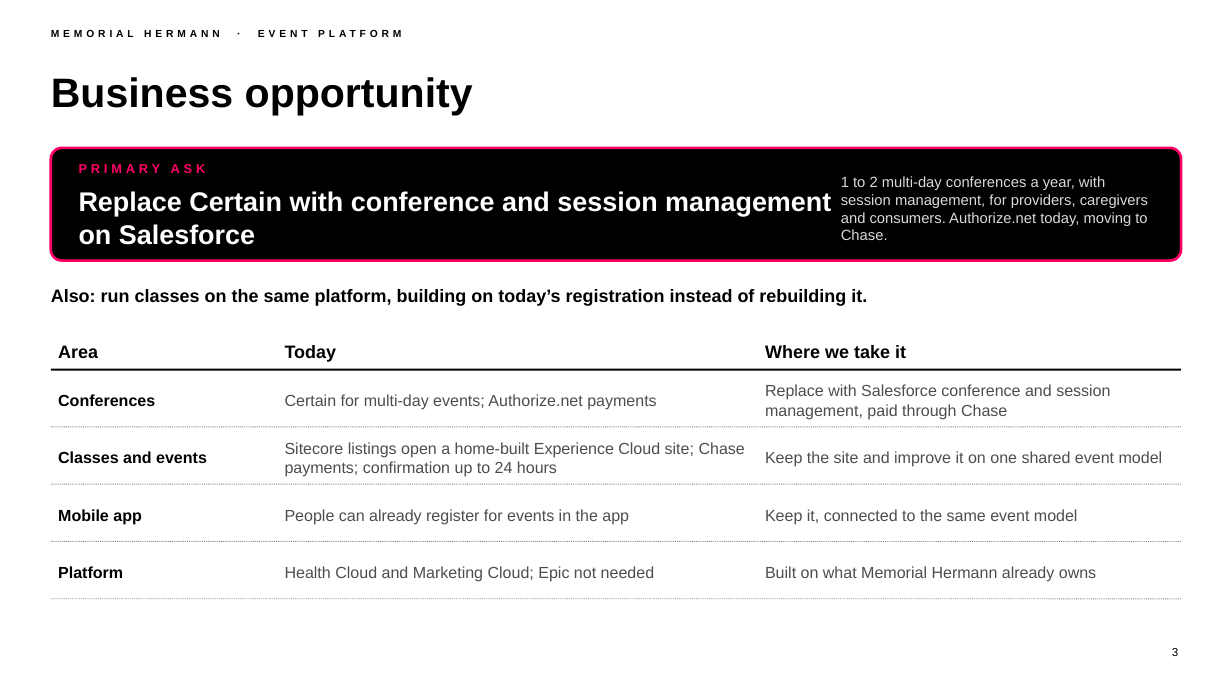
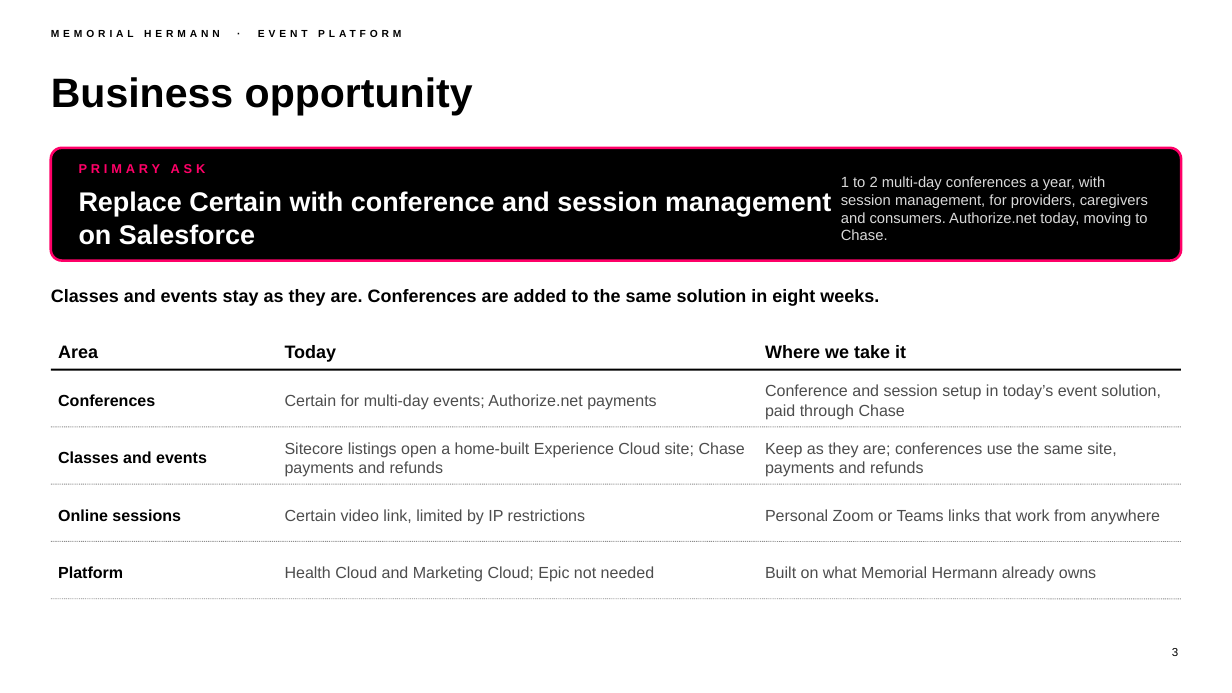
Before and after one commit to chintasurya/preSales_Memorial-hermann, a slide deck: slide 3 of deck/Memorial-Hermann-Event-Platform.pptx. Drawn at 1232x693 pixels with LibreOffice and Linux fonts; fonts in the diff are those of the drawing; background and template pictures are left out. Boxes give left, top, right and bottom in pixels: in the first picture for what was removed or moved away, otherwise in the second. Text is boxed around its words. In the diff, an @@ line names an element or a change of style, - is before the commit and + after.

```diff
--- a/deck/Memorial-Hermann-Event-Platform.pptx
+++ b/deck/Memorial-Hermann-Event-Platform.pptx
@@ text at box(51, 289, 879, 306): text changed @@
-Also: run classes on the same platform, building on today’s registration instead of rebuilding it.
+Classes and events stay as they are. Conferences are added to the same solution in eight weeks.
@@ text at box(765, 384, 1161, 420): text changed @@
-Replace with Salesforce conference and session management, paid through Chase
+Conference and session setup in today’s event solution, paid through Chase
@@ text at box(285, 442, 745, 477): text changed @@
-Sitecore listings open a home-built Experience Cloud site; Chase payments; confirmation up to 24 hours
+Sitecore listings open a home-built Experience Cloud site; Chase payments and refunds
@@ text at box(765, 442, 1116, 477): text changed @@
-Keep the site and improve it on one shared event model
+Keep as they are; conferences use the same site, payments and refunds
@@ text at box(58, 509, 181, 521): text changed @@
-Mobile app
+Online sessions
@@ text at box(285, 509, 585, 525): text changed @@
-People can already register for events in the app
+Certain video link, limited by IP restrictions
@@ text at box(765, 509, 1160, 525): text changed @@
-Keep it, connected to the same event model
+Personal Zoom or Teams links that work from anywhere
```
Also in this commit, not shown: 16 other slides changed, 2 slides added, 3 slides removed, 9 other files.
